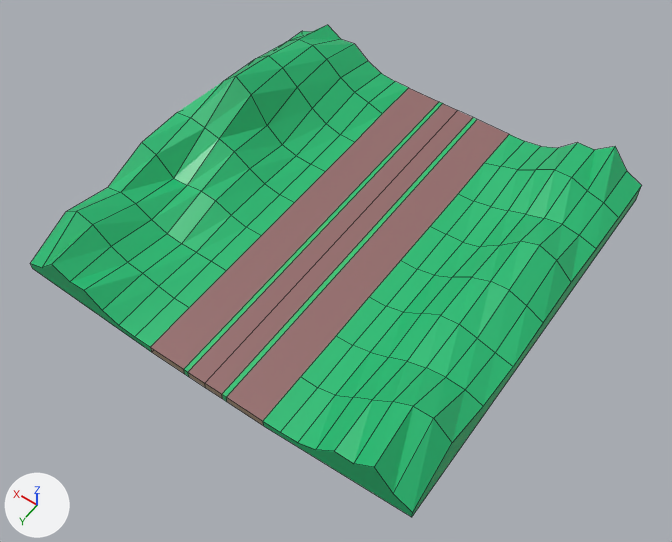
The Blender file assets/models/RoadBlocksModel.blend: old version first, new version second.
The view is the same before and after, from a 50 mm camera at (-7.94, 6.51, 16.38) aimed at (-0.44, -3.98, -0.11). Lighting does not change. The marker at lower left points along +X, +Y and +Z. Mesh edges are drawn as thin lines.

The first picture shows 'RoadBlock1Model'.
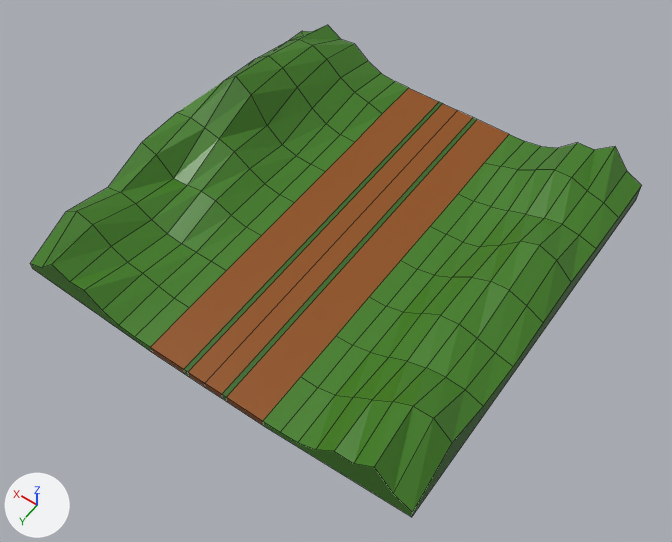
What differs and where, as boxes [x1, y1, x2, y2] in the pictures (672 x 542 px):
'RoadBlock1Model', surface changed: [31, 25, 642, 517] in both

Diff of the bpy script that builds the scene:
```diff
--- a/assets/models/RoadBlocksModel.blend.py
+++ b/assets/models/RoadBlocksModel.blend.py
@@ img_the_perfect_palette_20_1x_png @@
+img_the_perfect_palette_20_1x_png = load_image('the-perfect-palette-20-1x.png', 'the-perfect-palette-20-1x.png', 1, 64, 'sRGB')
@@ mat_uv @@
 mat_uv = principled_material('UV')
-mat_uv.texture = img_resurrect_64_1x_png
+mat_uv.texture = img_the_perfect_palette_20_1x_png
 mat_uv.roughness = 0.4
@@ me_cube @@
 me_cube.from_pydata(...)  # 190 vertices, 160 faces; spans x -5.0..5.0, y -10.0..0.0, z -0.2..1.67
 # used by ob_roadblock1model; location = (0.0, 0.0, 0.0)
+# me_cube part 1: texture (UV) coordinates of 160 of 160 faces, centred in x -5.0..5.0, y -10.0..0.0, z -0.2..1.44, changed; they spanned u 0.34..0.81, v 0.5..0.95 and now span u 0.19..0.66, v 0.47..0.57
 me_cube.materials.append(mat_uv)
```
